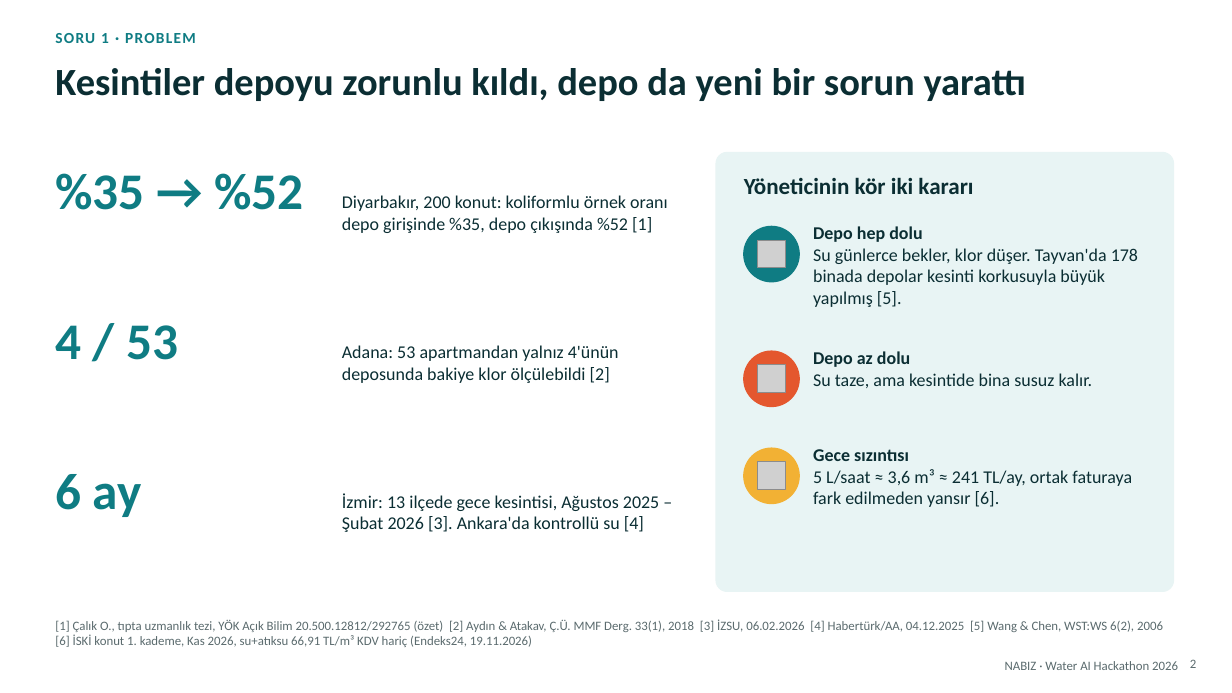
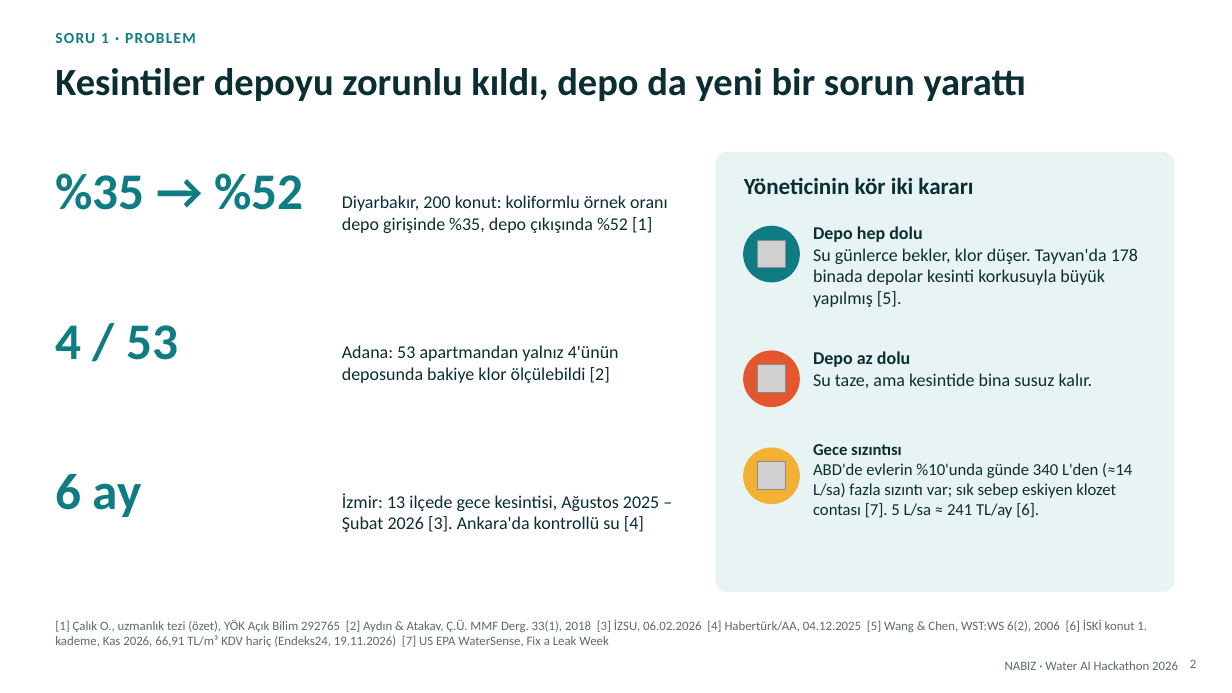
Before and after one commit to ugurfurkanyesil-rgb/wilo-hackathon, a slide deck: slide 2 of teslim/NABIZ_Proje_Fikri.pptx. Drawn at 1232x693 pixels with LibreOffice and Linux fonts; fonts in the diff are those of the drawing; grey boxes stand for pictures. Boxes give left, top, right and bottom in pixels: in the first picture for what was removed or moved away, otherwise in the second. Text is boxed around its words. In the diff, an @@ line names an element or a change of style, - is before the commit and + after.

```diff
--- a/teslim/NABIZ_Proje_Fikri.pptx
+++ b/teslim/NABIZ_Proje_Fikri.pptx
@@ text at (813,444,902,455): size 14 to 13 pt in "Gece sızıntısı" @@
@@ text at (813,463,1132,518): text changed; size 14 to 13 pt @@
-5 L/saat ≈ 3,6 m³ ≈ 241 TL/ay, ortak faturaya fark edilmeden yansır [6].
+ABD'de evlerin %10'unda günde 340 L'den (≈14 L/sa) fazla sızıntı var; sık sebep eskiyen klozet contası [7]. 5 L/sa ≈ 241 TL/ay [6].
@@ text at (55,619,1147,647): text changed @@
-[1] Çalık O., tıpta uzmanlık tezi, YÖK Açık Bilim 20.500.12812/292765 (özet) [2] Aydın & Atakav, Ç.Ü. MMF Derg. 33(1), 2018 [3] İZSU, 06.02.2026 [4] Habertürk/AA, 04.12.2025 [5] Wang & Chen, WST:WS 6(2), 2006 [6] İSKİ konut 1. kademe, Kas 2026, su+atıksu 66,91 TL/m³ KDV hariç (Endeks24, 19.11.2026)
+[1] Çalık O., uzmanlık tezi (özet), YÖK Açık Bilim 292765 [2] Aydın & Atakav, Ç.Ü. MMF Derg. 33(1), 2018 [3] İZSU, 06.02.2026 [4] Habertürk/AA, 04.12.2025 [5] Wang & Chen, WST:WS 6(2), 2006 [6] İSKİ konut 1. kademe, Kas 2026, 66,91 TL/m³ KDV hariç (Endeks24, 19.11.2026) [7] US EPA WaterSense, Fix a Leak Week
```
Also in this commit, not shown: 7 other slides changed, 11 other files.
